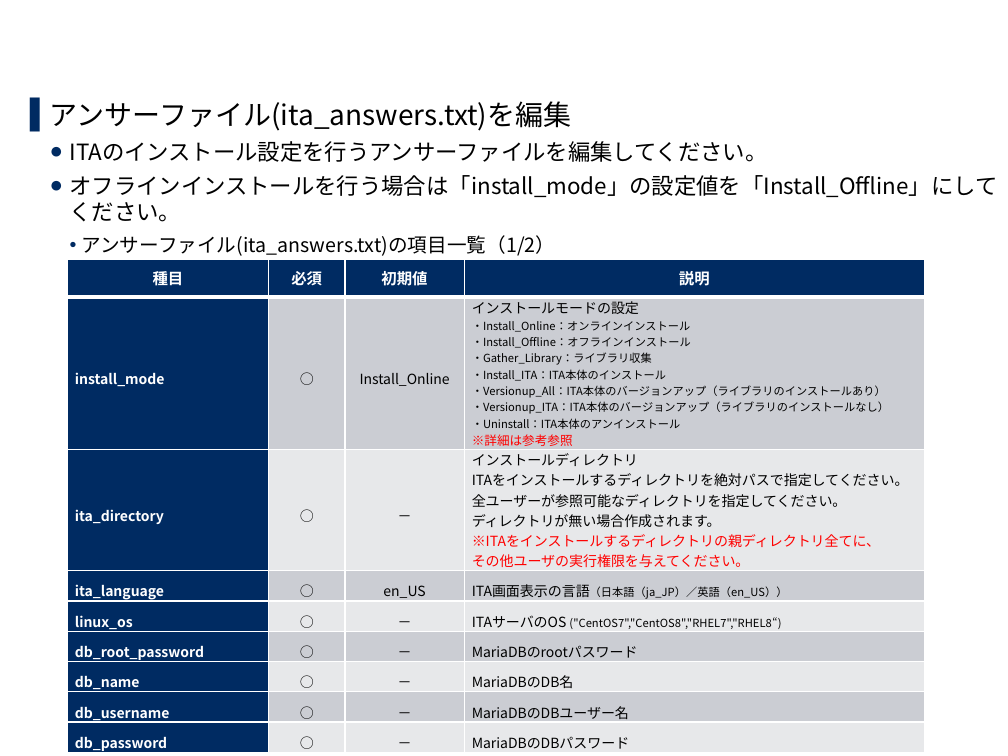
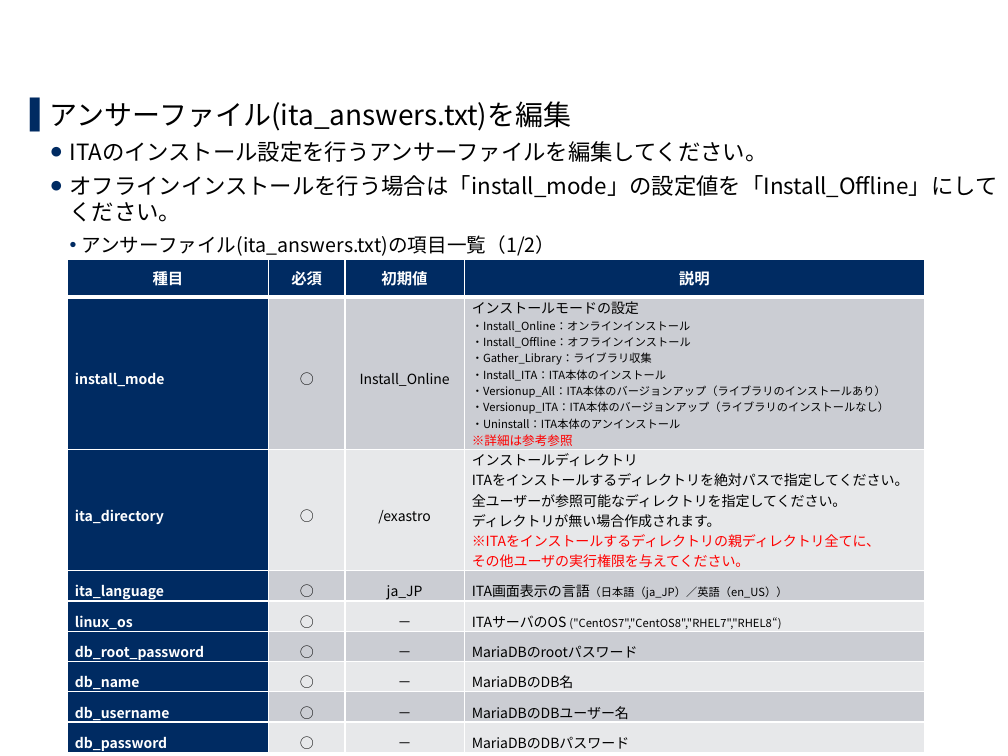
Before and after one commit to exastro-suite/it-automation-docs, a slide deck: slide 18 of asset/Learn_ja/ITA-offline-install_ja.pptx. Drawn at 1008x756 pixels with LibreOffice and Linux fonts; fonts in the diff are those of the drawing; background and template pictures are left out. Boxes give left, top, right and bottom in pixels: in the first picture for what was removed or moved away, otherwise in the second. Text is boxed around its words. In the diff, an @@ line names an element or a change of style, - is before the commit and + after.

```diff
--- a/asset/Learn_ja/ITA-offline-install_ja.pptx
+++ b/asset/Learn_ja/ITA-offline-install_ja.pptx
@@ table at box(68, 259, 925, 755) @@
-row 3, column 3: －
+row 3, column 3: /exastro
-row 4, column 3: en_US
+row 4, column 3: ja_JP
```
Also in this commit, not shown: 9 other slides changed, 21 other files.
